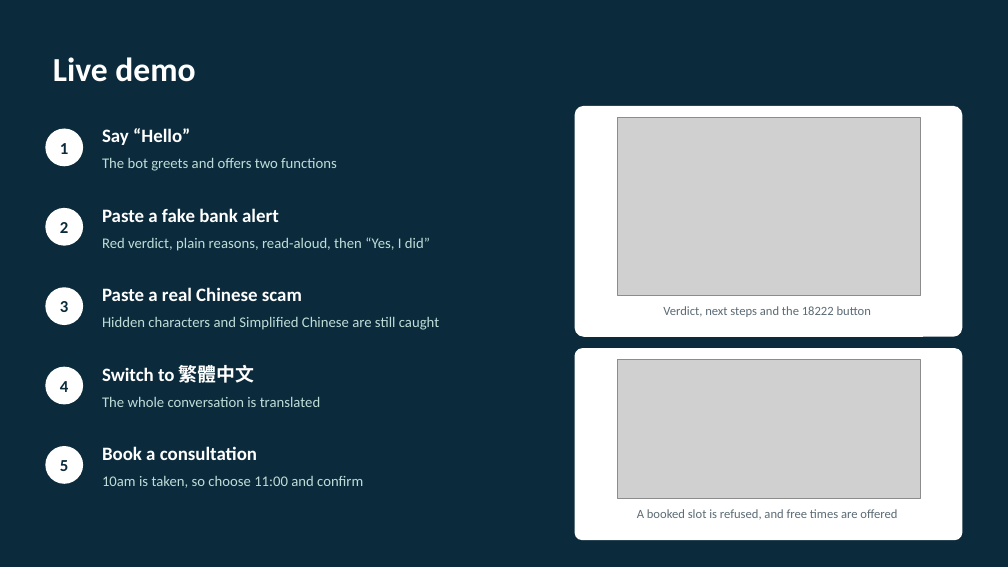
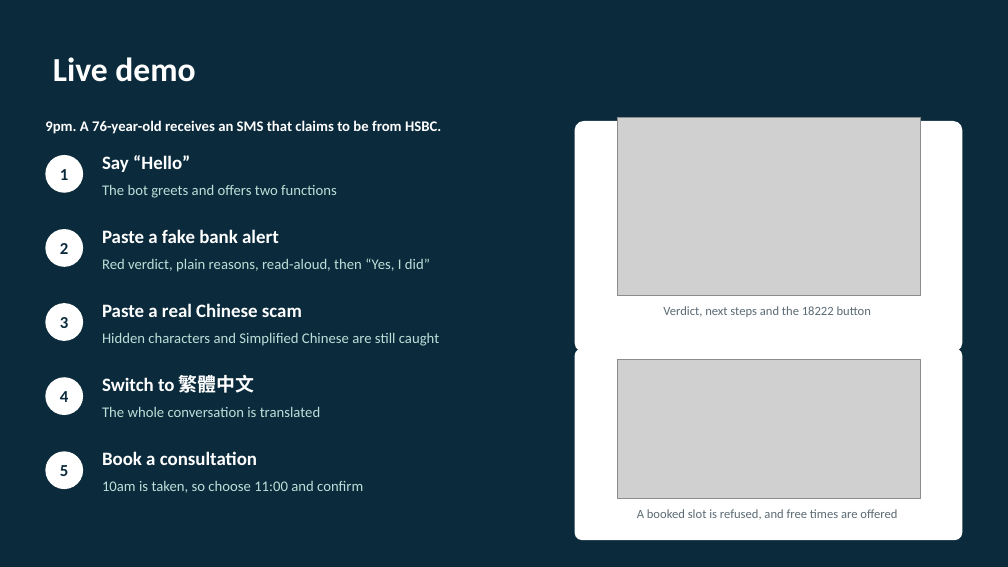
Before and after one commit to NCLJovi/COMP4431Grp19, a slide deck: slide 7 of docs/presentation/Scam_Checker_Group19.pptx (slide 5 before the commit). Drawn at 1008x567 pixels with LibreOffice and Linux fonts; fonts in the diff are those of the drawing; grey boxes stand for pictures. Boxes give left, top, right and bottom in pixels: in the first picture for what was removed or moved away, otherwise in the second. Text is boxed around its words. In the diff, an @@ line names an element or a change of style, - is before the commit and + after.

```diff
--- a/docs/presentation/Scam_Checker_Group19.pptx
+++ b/docs/presentation/Scam_Checker_Group19.pptx
@@ text added at (x1=45, y1=120, x2=441, y2=134), 14 pt, text #FFFFFF, bold @@
+9pm. A 76-year-old receives an SMS that claims to be from HSBC.
@@ 2 texts, 1 ellipse, 1 rounded rectangle moved together from (x1=45, y1=106, x2=963, y2=337) to (x1=45, y1=121, x2=963, y2=352) @@
@@ 2 texts, 1 ellipse moved together from (x1=45, y1=128, x2=337, y2=171) to (x1=45, y1=155, x2=337, y2=198) @@
@@ 2 texts, 1 ellipse moved together from (x1=45, y1=208, x2=430, y2=251) to (x1=45, y1=229, x2=430, y2=272) @@
@@ 2 texts, 1 ellipse moved together from (x1=45, y1=365, x2=320, y2=407) to (x1=45, y1=375, x2=320, y2=417) @@
@@ 2 texts, 1 ellipse moved together from (x1=45, y1=446, x2=363, y2=488) to (x1=45, y1=451, x2=363, y2=493) @@
```
Also in this commit, not shown: 6 other slides changed, 3 slides added.
